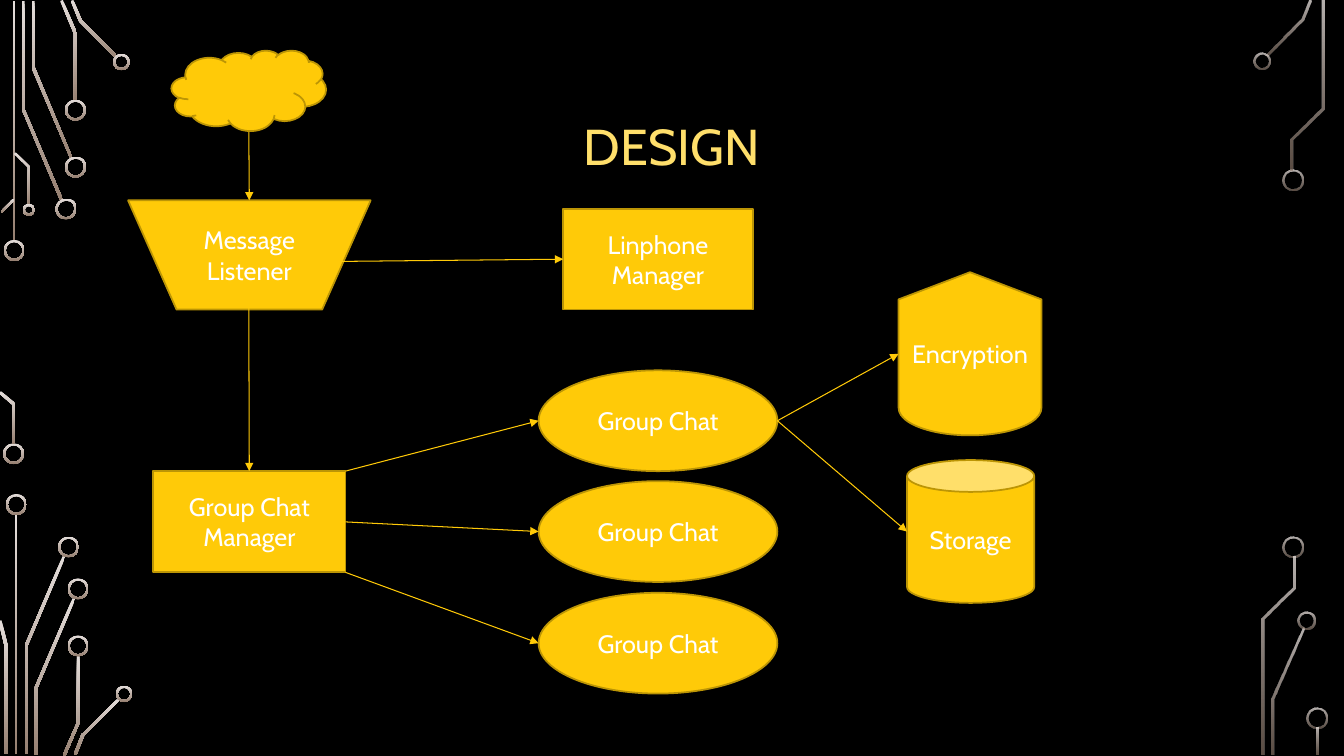
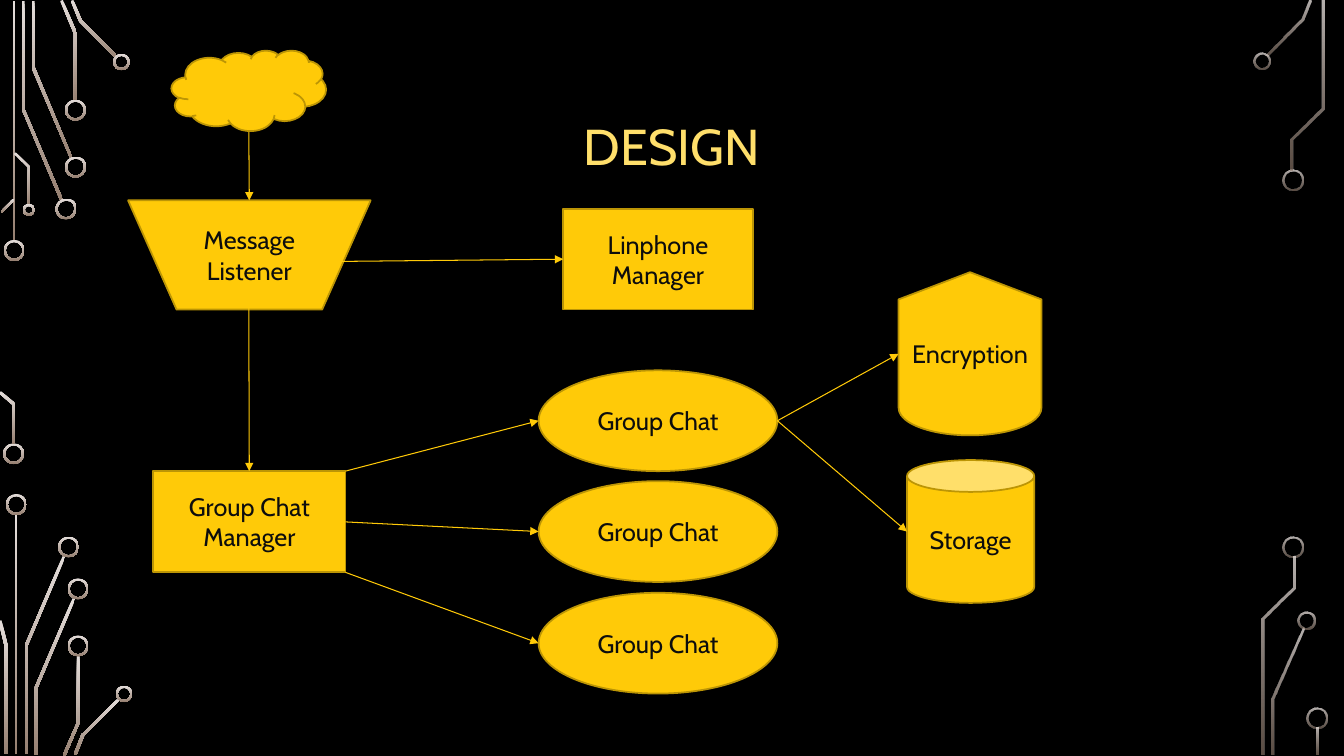
Before and after one commit to psengelke/linphone-android-group-chat, a slide deck: slide 7 of Project Documentation/Demos/Nanoteq Demo/demo_nanoteq.pptx. Drawn at 1344x756 pixels with LibreOffice and Linux fonts; fonts in the diff are those of the drawing; background and template pictures are left out. Boxes give left, top, right and bottom in pixels: in the first picture for what was removed or moved away, otherwise in the second. Text is boxed around its words. In the diff, an @@ line names an element or a change of style, - is before the commit and + after.

```diff
--- a/Project Documentation/Demos/Nanoteq Demo/demo_nanoteq.pptx
+++ b/Project Documentation/Demos/Nanoteq Demo/demo_nanoteq.pptx
@@ text colour #FFFFFF to #0D0D0D in 8 elements at (128,201,371,310), (564,209,753,310), (153,471,346,572), (538,370,777,471), (538,481,777,582), (538,593,777,694), (907,461,1034,604), (898,272,1042,436) @@
```
Also in this commit, not shown: 1 other slide changed, 1 slide added, 1 other file.
